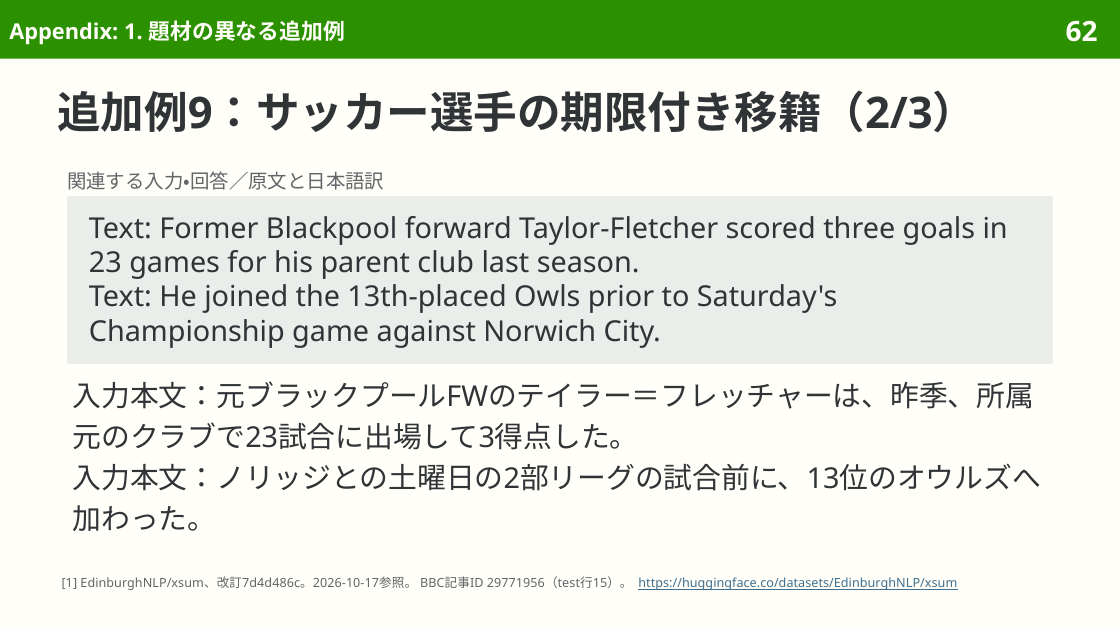
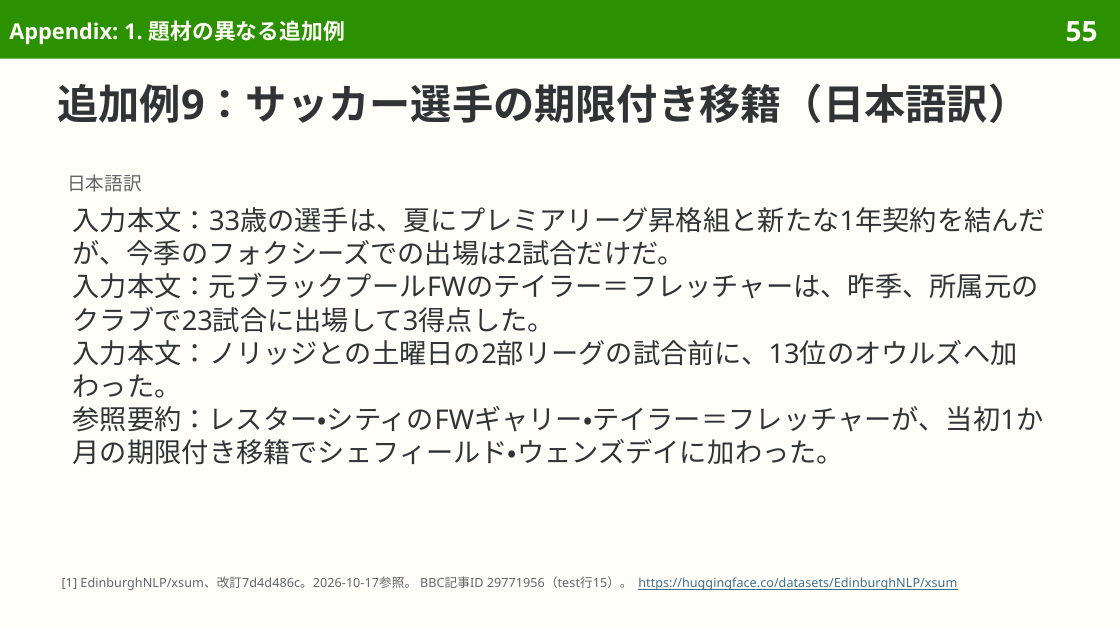
Before and after one commit to sasakiy84/datasets-in-10-minutes, a slide deck: slide 55 of slides/datasets-in-10-minutes-xsum.pptx (slide 62 before the commit). Drawn at 1120x630 pixels with LibreOffice and Linux fonts; fonts in the diff are those of the drawing. Boxes give left, top, right and bottom in pixels: in the first picture for what was removed or moved away, otherwise in the second. Text is boxed around its words. In the diff, an @@ line names an element or a change of style, - is before the commit and + after.

```diff
--- a/slides/datasets-in-10-minutes-xsum.pptx
+++ b/slides/datasets-in-10-minutes-xsum.pptx
@@ page number at box(1066, 21, 1098, 42): text changed @@
-62
+55
@@ title at box(57, 83, 1029, 123): text changed; size 28 to 26.5 pt @@
-追加例9：サッカー選手の期限付き移籍（2/3）
+追加例9：サッカー選手の期限付き移籍（日本語訳）
@@ text removed at box(67, 171, 384, 190) @@
-関連する入力・回答／原文と日本語訳
@@ text added at box(67, 174, 142, 192), 12 pt, text #626669 @@
+日本語訳
@@ rectangle removed at box(67, 196, 1053, 364) @@
-Text: Former Blackpool forward Taylor-Fletcher scored three goals in 23 games for his parent club last season.
-Text: He joined the 13th-placed Owls prior to Saturday's Championship game against Norwich City.
@@ text at box(73, 207, 1046, 266): paragraph added @@
+入力本文：33歳の選手は、夏にプレミアリーグ昇格組と新たな1年契約を結んだが、今季のフォクシーズでの出場は2試合だけだ。
@@ text "入力本文：33歳の選手は、夏にプレミアリーグ昇格組と新たな1年契約を結んだが、今季のフォクシーズでの出場は2試合だけだ。": place and size @@
-text "入力本文：33歳の選手は、夏にプレミアリーグ昇格組と新たな1年契約を結んだが、今季のフォクシーズでの出場は2試合だけだ。" at box(73, 381, 1041, 531)
+text "入力本文：33歳の選手は、夏にプレミアリーグ昇格組と新たな1年契約を結んだが、今季のフォクシーズでの出場は2試合だけだ。" at box(73, 207, 1046, 465)
@@ text at box(73, 273, 1039, 398): size 18.5 to 17.5 pt in "入力本文：元ブラックプールFWのテイラー＝フレッチャーは、昨季、所属元のクラブで23試合に出場して3得点した。", "入力本文：ノリッジとの土曜日の2部リーグの試合前に、13位のオウルズへ加わった。"; line spacing 1.19 to 21.4pt @@
@@ text at box(73, 406, 1044, 465): paragraph added @@
+参照要約：レスター・シティのFWギャリー・テイラー＝フレッチャーが、当初1か月の期限付き移籍でシェフィールド・ウェンズデイに加わった。
```
Also in this commit, not shown: 25 other slides changed, 9 slides removed, 9 other files.
